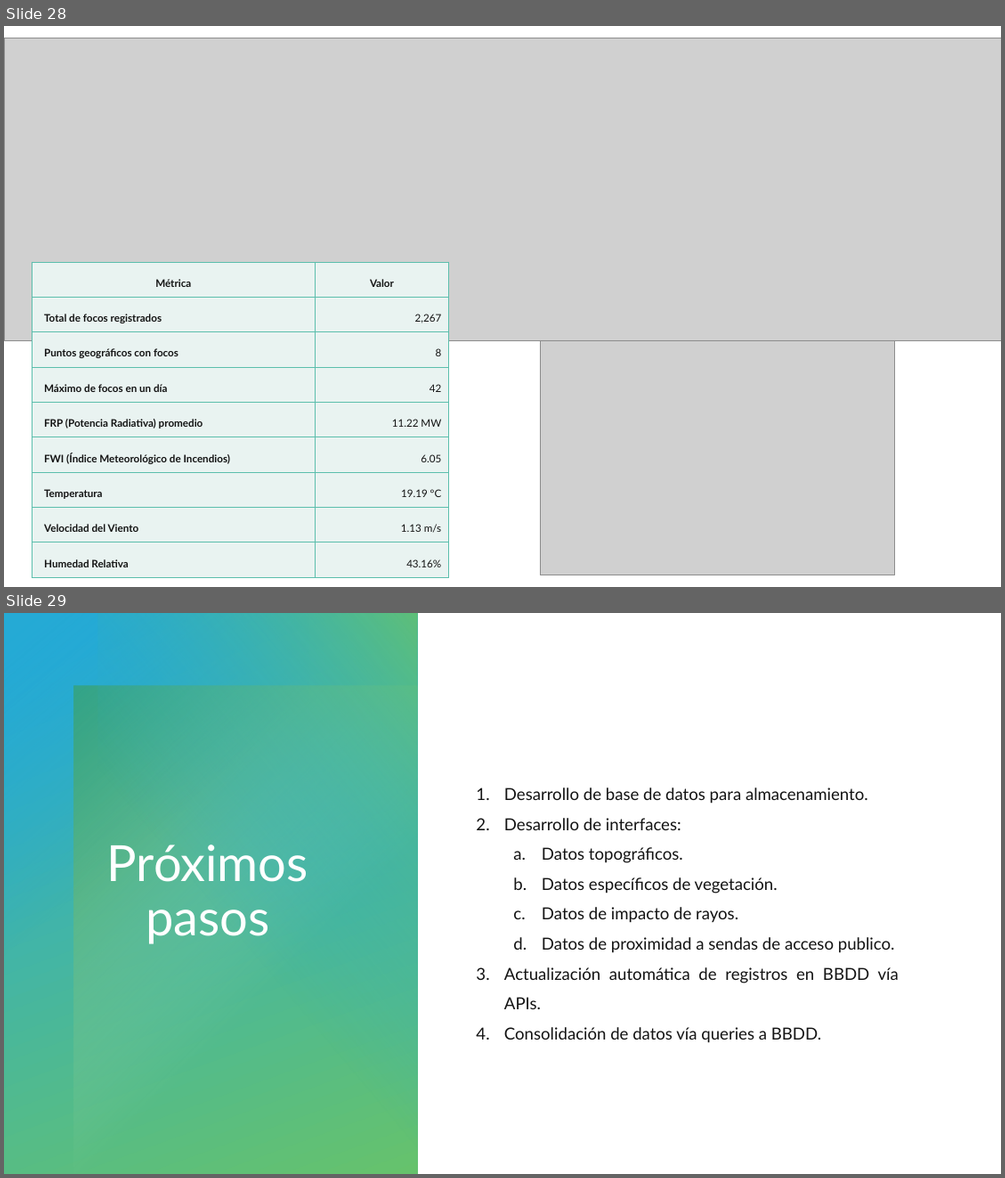
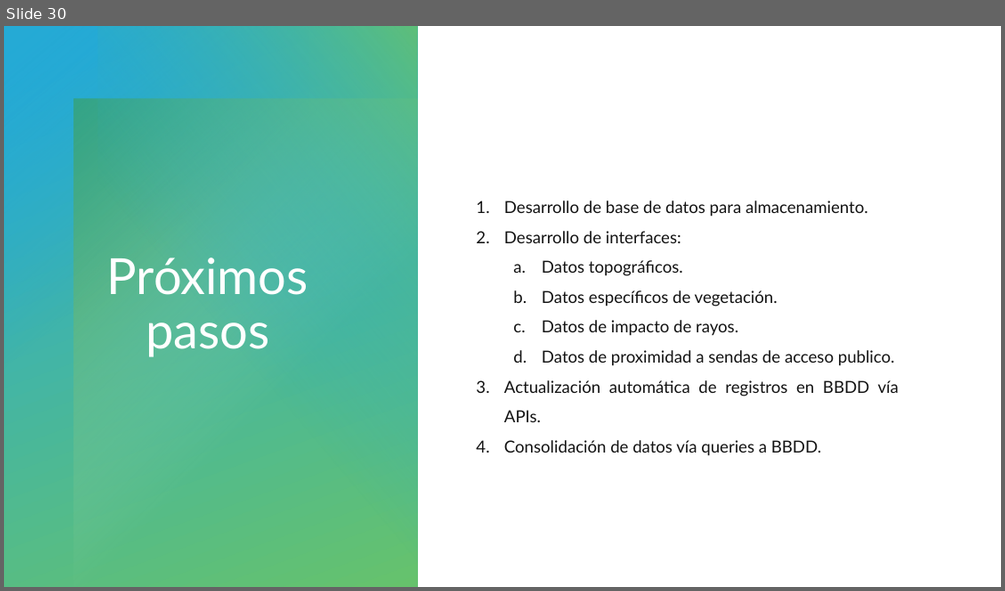
Before and after one commit to HunterCitto/199---Seminario-Final, a slide deck: docs/Entregas/Presentación/Incendios forestales de la Patagonia Andina - Pública.pptx. Shown one above the other, each under a label of ours: slides 28 and 29 before the commit, slide 30 after it. The pictures are 1005x1178 and 1005x591 pixels, drawn with LibreOffice and Linux fonts; fonts in the diff are those of the drawing; grey boxes stand for pictures. Boxes give left, top, right and bottom in pixels: in the first picture for what was removed or moved away, otherwise in the second. Text is boxed around its words. In the diff, an @@ line names an element or a change of style, - is before the commit and + after.

```diff
--- a/docs/Entregas/Presentación/Incendios forestales de la Patagonia Andina - Pública.pptx
+++ b/docs/Entregas/Presentación/Incendios forestales de la Patagonia Andina - Pública.pptx
@@ slide 28 removed at (4,26,1001,587), background #FFFFFF @@
@@ picture removed at (4,38,1001,341) @@
@@ table removed at (32,263,449,571), 9 rows, 2 columns @@
-Métrica | Valor
-Total de focos registrados | 2,267
-Puntos geográficos con focos | 8
-Máximo de focos en un día | 42
-FRP (Potencia Radiativa) promedio | 11.22 MW
-FWI (Índice Meteorológico de Incendios) | 6.05
-Temperatura | 19.19 °C
-Velocidad del Viento | 1.13 m/s
-Humedad Relativa | 43.16%
@@ picture removed at (540,248,895,575) @@
@@ what was slide 29 is now slide 30 @@
```
Also in this commit, not shown: 8 slides changed, 9 slides added, 7 other slides removed, 7 other files.
